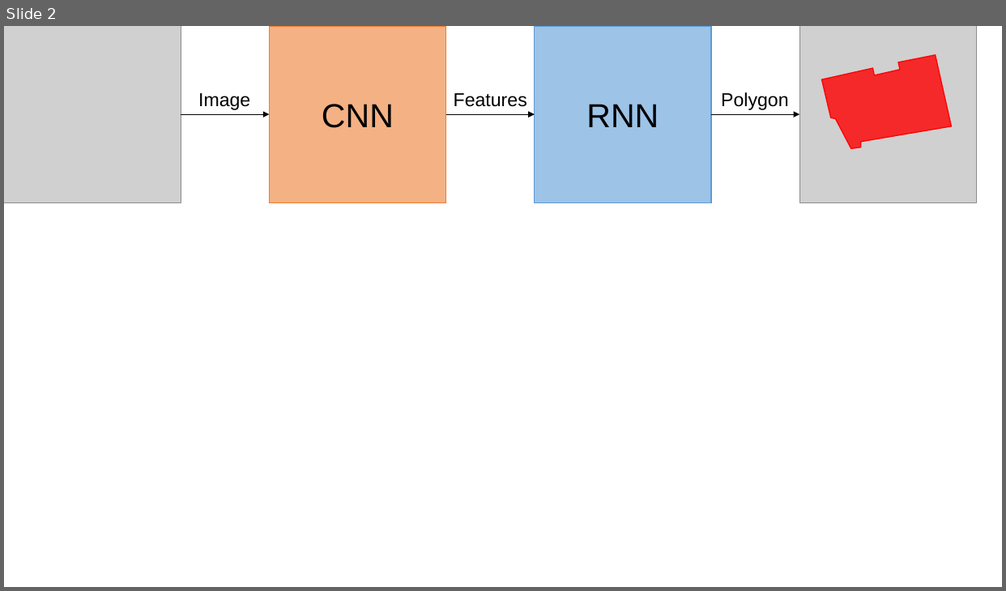
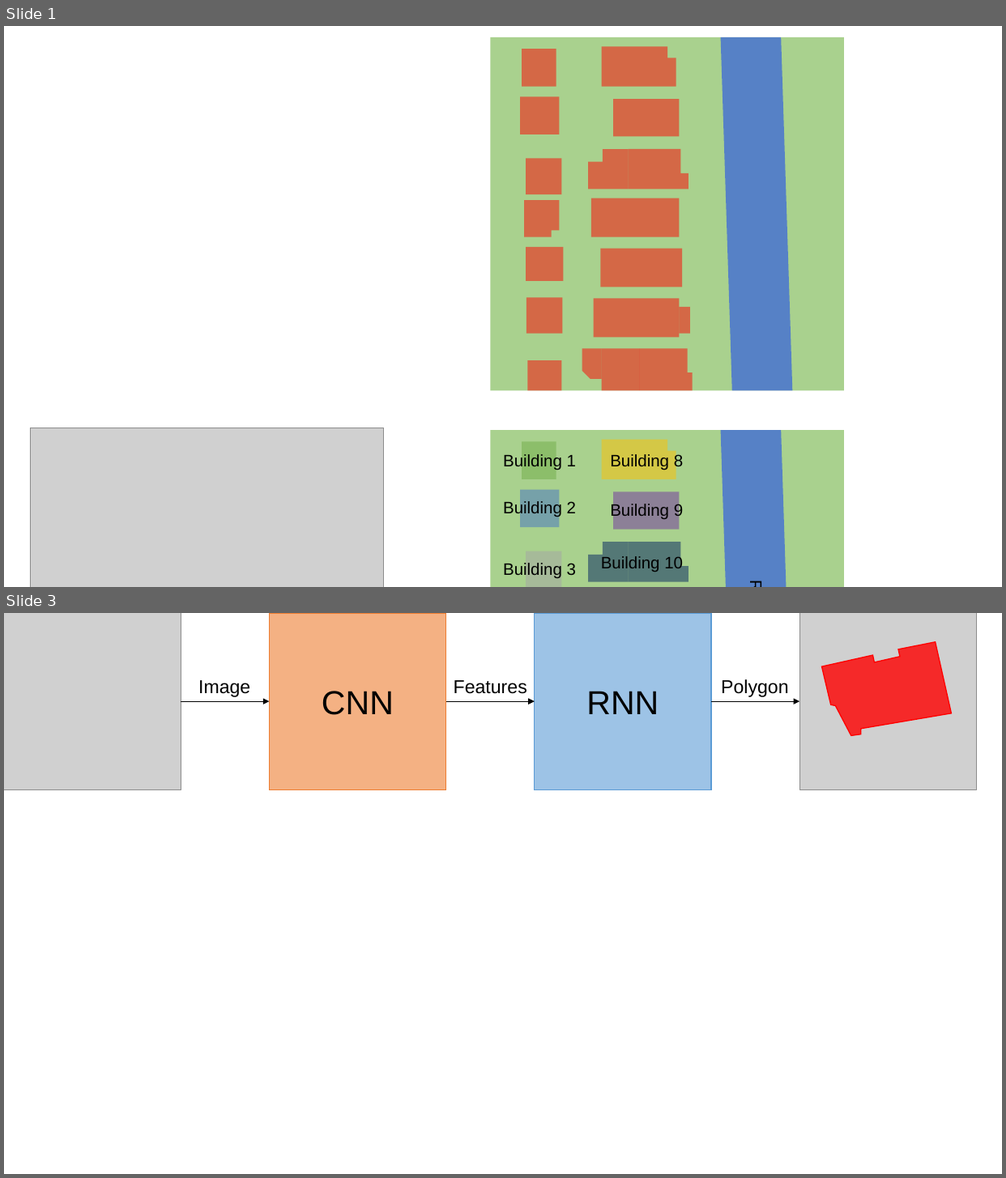
Before and after one commit to lizuoyue/ETH-Thesis, a slide deck: ThesisLaTeX/fig.pptx. Shown one above the other, each under a label of ours: slide 2 before the commit, slides 1 and 3 after it; the slides between them are not shown. The pictures are 1006x591 and 1006x1178 pixels, drawn with LibreOffice and Linux fonts; fonts in the diff are those of the drawing; grey boxes stand for pictures. Boxes give left, top, right and bottom in pixels: in the first picture for what was removed or moved away, otherwise in the second. Text is boxed around its words. In the diff, an @@ line names an element or a change of style, - is before the commit and + after.

```diff
--- a/ThesisLaTeX/fig.pptx
+++ b/ThesisLaTeX/fig.pptx
@@ slide 1 added at (x1=4, y1=26, x2=1002, y2=587), background #FFFFFF @@
@@ group added at (x1=491, y1=37, x2=844, y2=391): 13 rectangles, 5 corners, 1 snip rect, 1 parallelogram @@
@@ picture added at (x1=30, y1=428, x2=384, y2=587) @@
@@ group added at (x1=491, y1=430, x2=844, y2=587): 7 texts, 5 rectangles, 3 corners, 1 parallelogram @@
+Road 1
+Building 1
+Building 2
+Building 3
+Building 8
+Building 9
+Building 10
@@ what was slide 2 is now slide 3 @@
```
Also in this commit, not shown: 1 other slide added, 1 slide removed, 30 other files.
